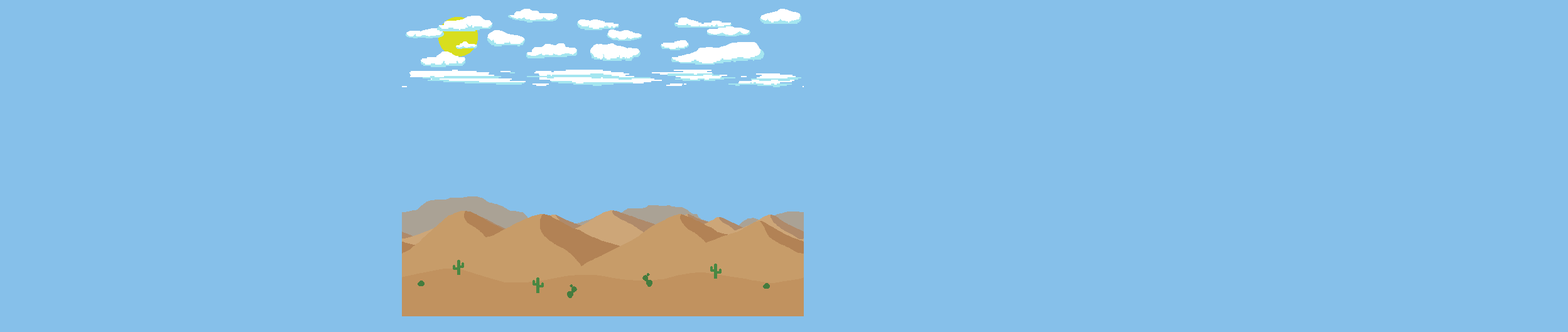
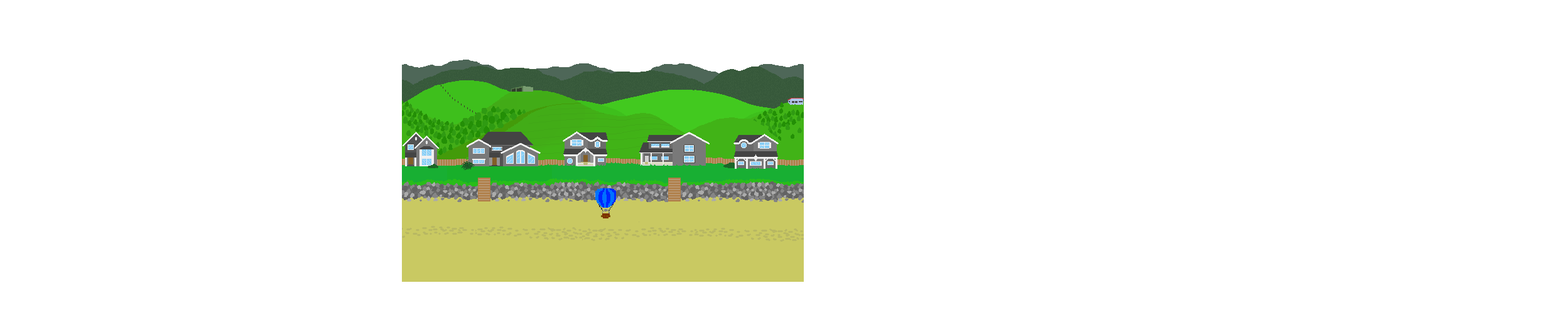
Layer changes from the first 1568 x 332 image to the second:
showed "balloon.png" over (x1=595, y1=188, x2=617, y2=219)
showed group "Beach" (24 layers) over (x1=401, y1=42, x2=804, y2=332)
showed "hills2" over (x1=401, y1=80, x2=804, y2=162)
showed "grass mountains", painted on it over (x1=401, y1=47, x2=804, y2=127)
renamed "grass mountains copy" to "grass mountains 2", showed it, painted on it over (x1=401, y1=50, x2=804, y2=127)
hid group "Desert" (7 layers) over (x1=401, y1=196, x2=804, y2=317)
painted on "dunes rounded" over (x1=770, y1=237, x2=802, y2=254)
hid group "Sky" (6 layers) over (x1=0, y1=0, x2=1568, y2=332)
